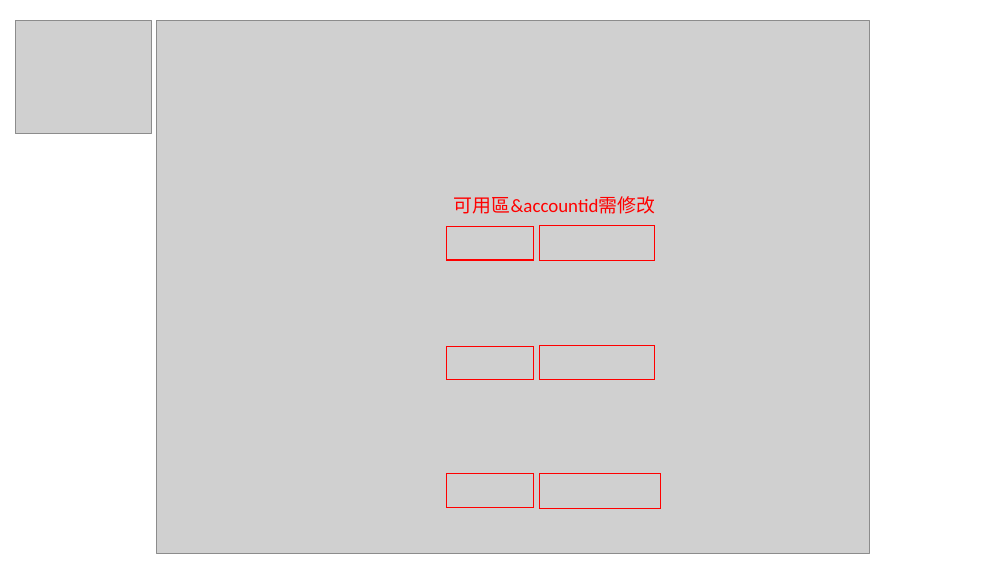
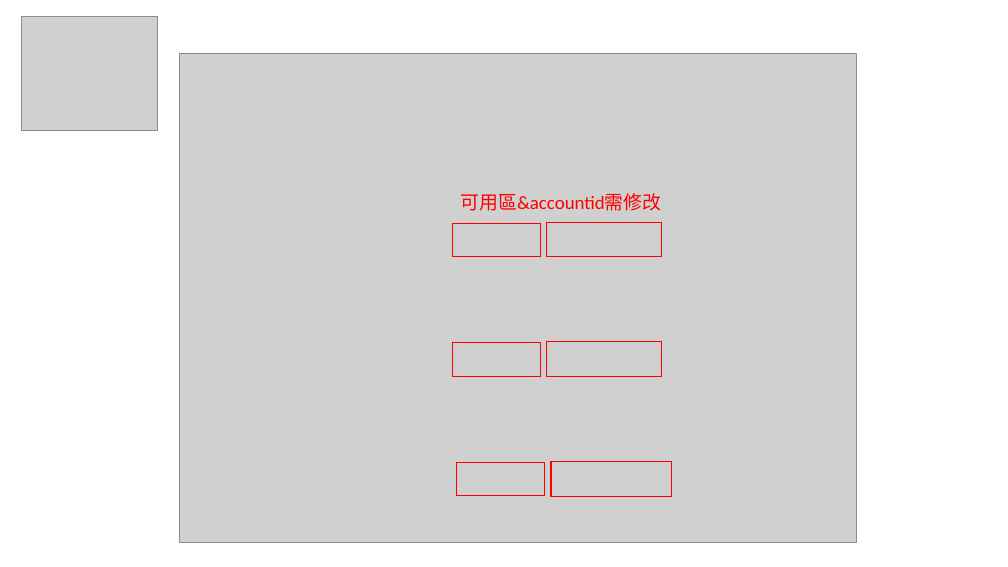
Before and after one commit to 23876306/Arduino, a slide deck: slide 5 of arduino/esp_aws.ino/ESP32.pptx. Drawn at 1008x567 pixels with LibreOffice and Linux fonts; fonts in the diff are those of the drawing; grey boxes stand for pictures; background and template pictures are left out. Boxes give left, top, right and bottom in pixels: in the first picture for what was removed or moved away, otherwise in the second. Text is boxed around its words. In the diff, an @@ line names an element or a change of style, - is before the commit and + after.

```diff
--- a/arduino/esp_aws.ino/ESP32.pptx
+++ b/arduino/esp_aws.ino/ESP32.pptx
@@ picture: place and size @@
-picture at (157, 20, 870, 554)
+picture at (179, 53, 856, 542)
@@ 4 rectangles, 1 text, 1 picture: place and size @@
-4 rectangles, 1 text, 1 picture at (15, 20, 655, 380)
+4 rectangles, 1 text, 1 picture at (22, 17, 662, 377)
@@ rectangle: place and size @@
-rectangle at (447, 474, 534, 507)
+rectangle at (457, 462, 544, 495)
@@ rectangle: place and size @@
-rectangle at (540, 474, 661, 509)
+rectangle at (551, 462, 672, 497)
```
Also in this commit, not shown: 2 other slides changed, 1 other file.
